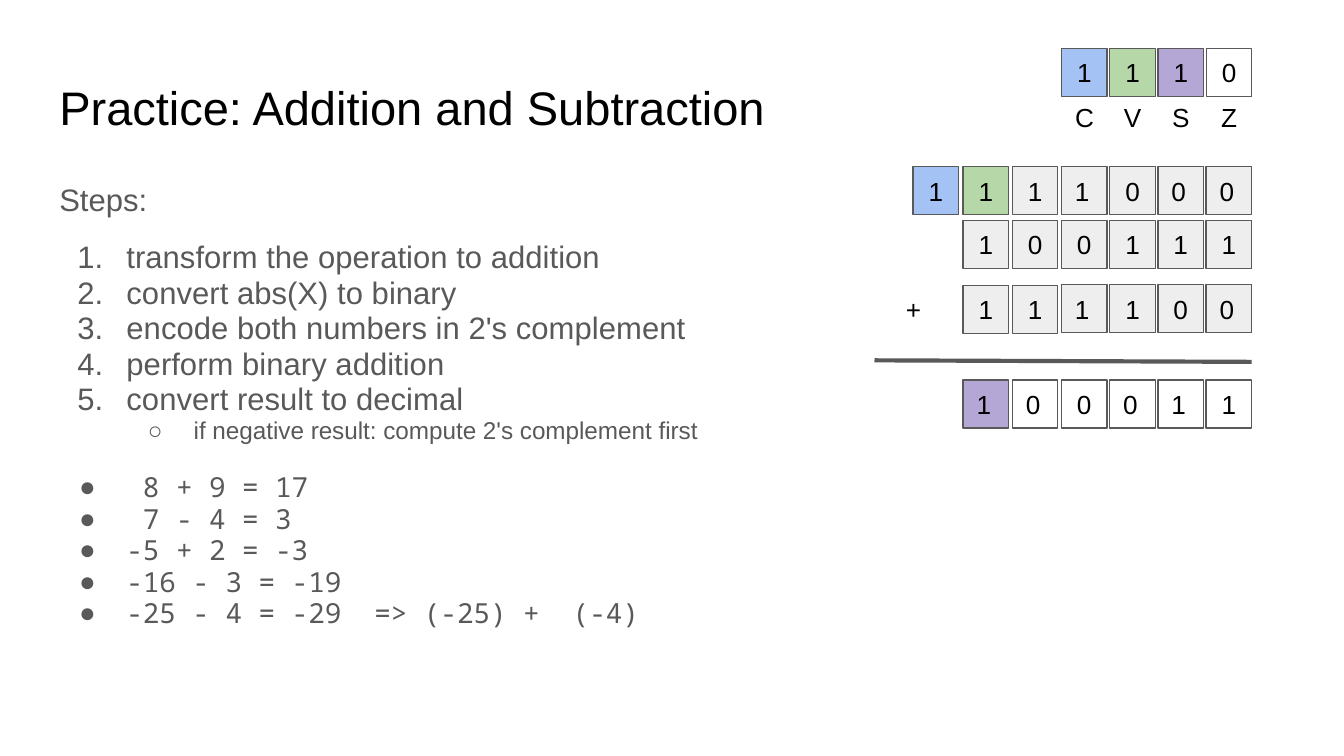
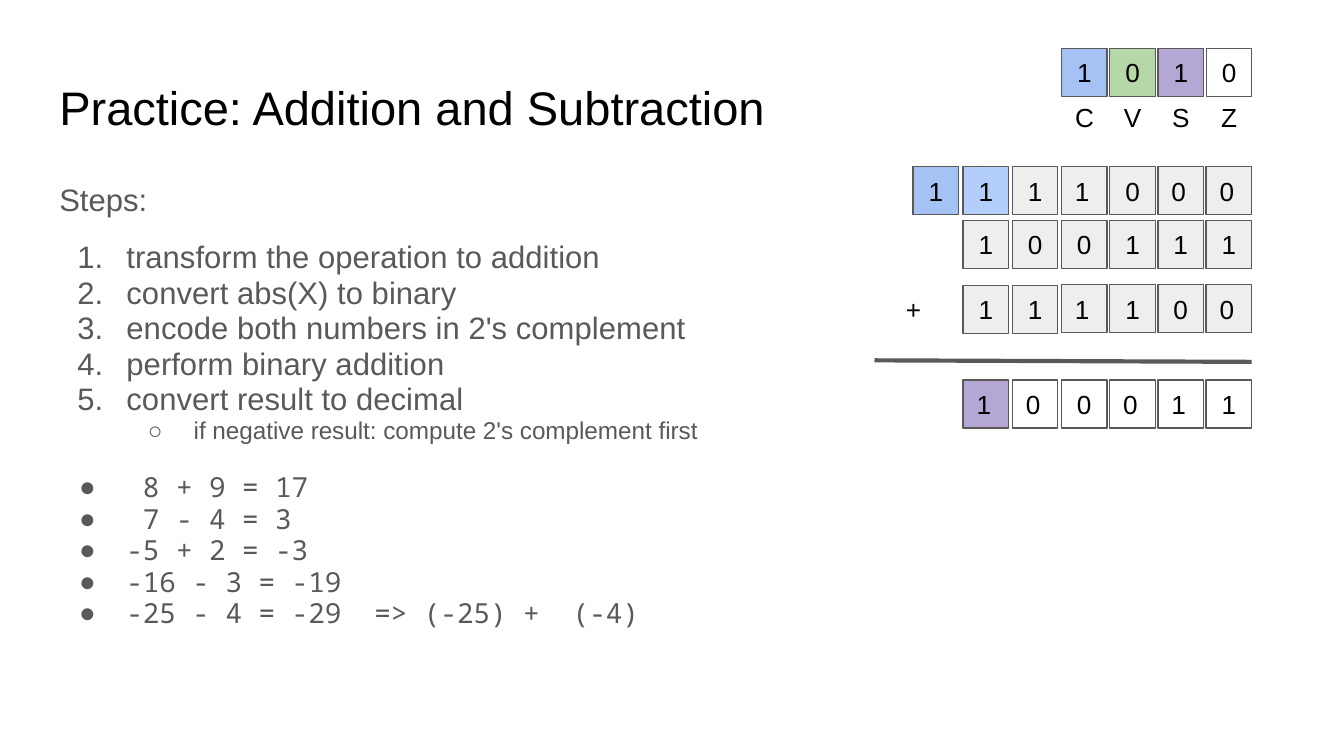
Before and after one commit to sgarcia0206/comp122-f23, a slide deck: slide 17 of format-encodings/slide_presentations/.hidden/base2-encoding-and-mathematical-operations.pptx. Drawn at 1344x756 pixels with LibreOffice and Linux fonts; fonts in the diff are those of the drawing. Boxes give left, top, right and bottom in pixels: in the first picture for what was removed or moved away, otherwise in the second. Text is boxed around its words. In the diff, an @@ line names an element or a change of style, - is before the commit and + after.

```diff
--- a/format-encodings/slide_presentations/.hidden/base2-encoding-and-mathematical-operations.pptx
+++ b/format-encodings/slide_presentations/.hidden/base2-encoding-and-mathematical-operations.pptx
@@ text in rectangle at (x1=1125, y1=63, x2=1140, y2=83): text changed @@
-1
+0
@@ rectangle "1" at (x1=964, y1=167, x2=1009, y2=215): fill #B6D7A8 to #B3CEFB @@
```
Also in this commit, not shown: 7 other slides changed, 2 other files.
